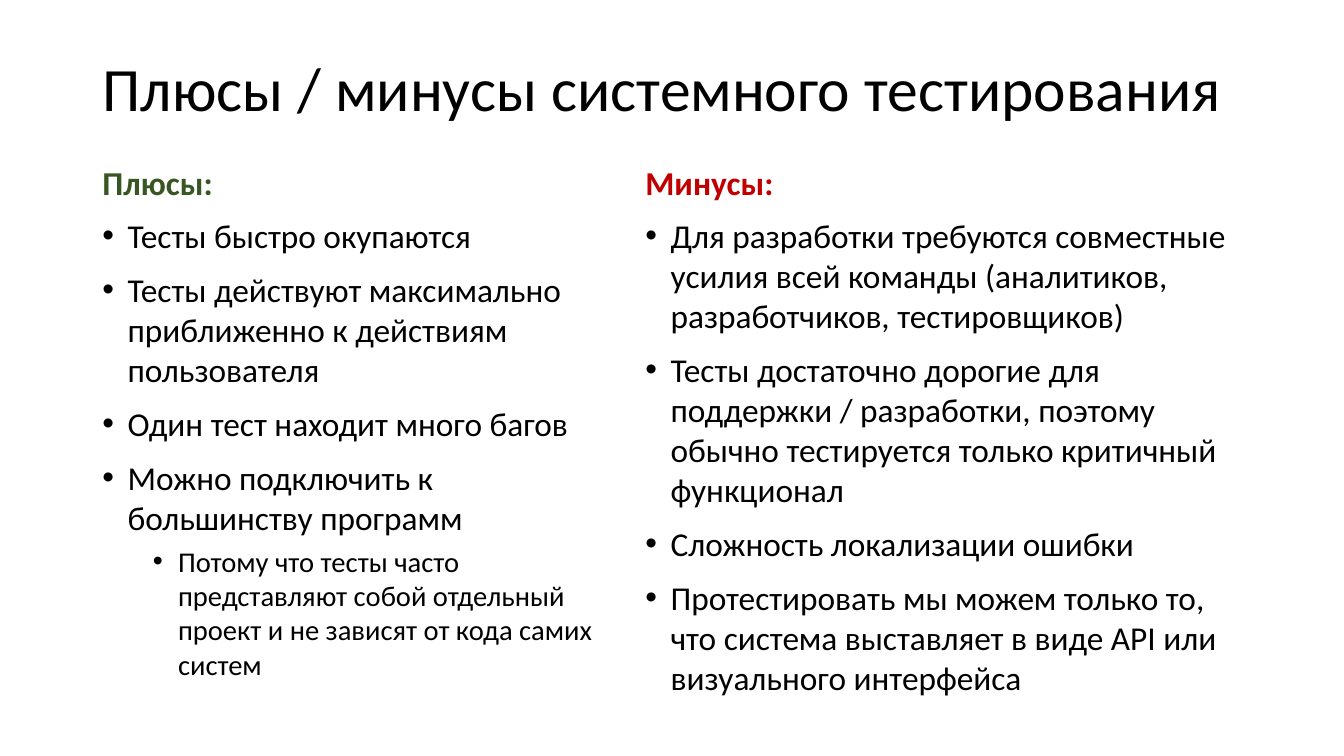
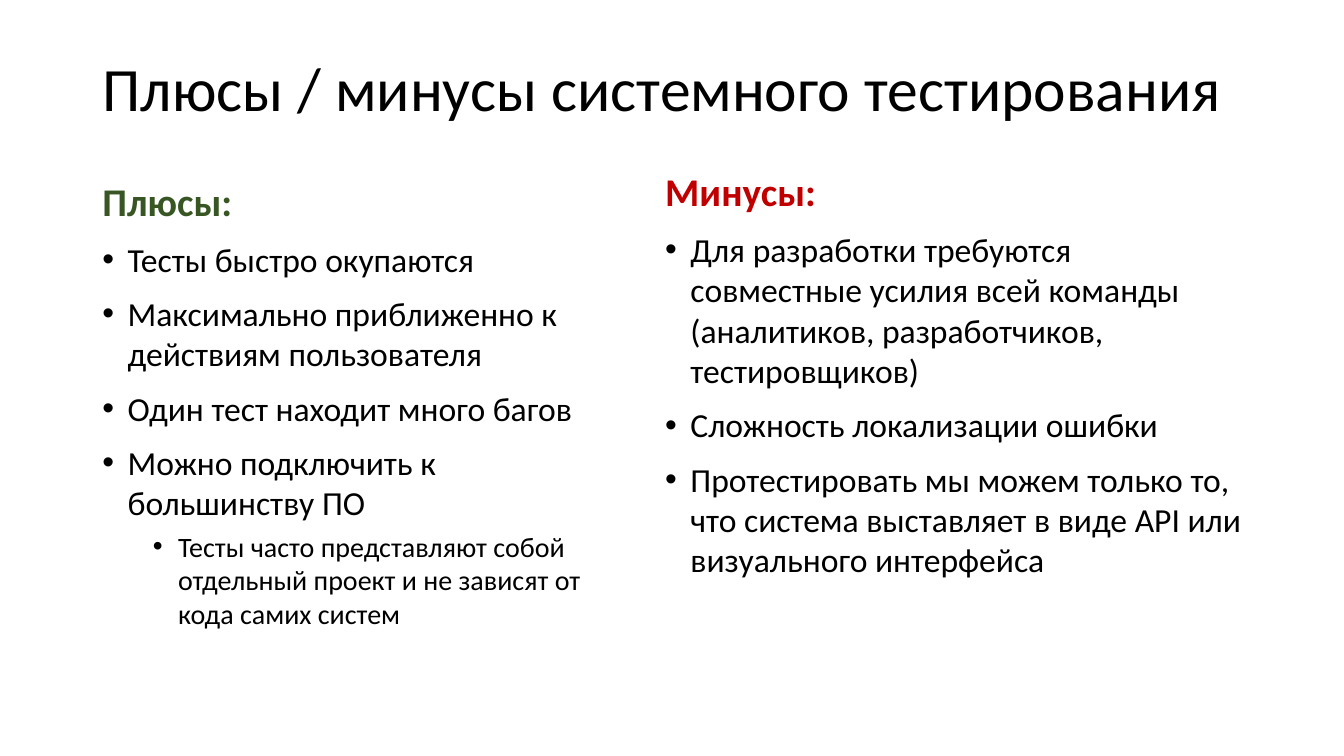
Before and after one commit to xtrueman/prog_instruments, a slide deck: slide 7 of presentations/UnitTests.pptx (slide 8 before the commit). Drawn at 1344x756 pixels with LibreOffice and Linux fonts; fonts in the diff are those of the drawing. Boxes give left, top, right and bottom in pixels: in the first picture for what was removed or moved away, otherwise in the second. Text is boxed around its words. In the diff, an @@ line names an element or a change of style, - is before the commit and + after.

```diff
--- a/presentations/UnitTests.pptx
+++ b/presentations/UnitTests.pptx
@@ text "Минусы:": place and size @@
-text "Минусы:" at [645,173,1225,696]
+text "Минусы:" at [665,180,1241,578]
@@ text "Минусы:" at [665,180,1241,578]: size 23.8 to 28 pt in "Минусы:"; size 23.8 to 24 pt; line spacing 0.7 to 0.9 @@
@@ text at [102,190,572,427]: size 23.8 to 28 pt in "Плюсы:"; size 23.8 to 24 pt in "Тесты быстро окупаются", "Один тест находит много багов"; line spacing 0.7 to 1.1 @@
@@ text at [128,303,557,372]: text changed; size 23.8 to 24 pt @@
-• Тесты действуют максимально приближенно к действиям пользователя
+• Максимально приближенно к действиям пользователя
@@ text at [671,360,1216,508]: paragraph removed @@
-• Тесты достаточно дорогие для поддержки / разработки, поэтому обычно тестируется только критичный функционал
@@ text at [128,453,580,629]: text changed; size 20.4 to 20 pt @@
-• Можно подключить к большинству программ
-  • Потому что тесты часто представляют собой отдельный проект и не зависят от кода самих систем
+• Можно подключить к большинству ПО
+  • Тесты часто представляют собой отдельный проект и не зависят от кода самих систем
```
Also in this commit, not shown: 87 other slides changed, 1 slide added, 2 slides removed.
